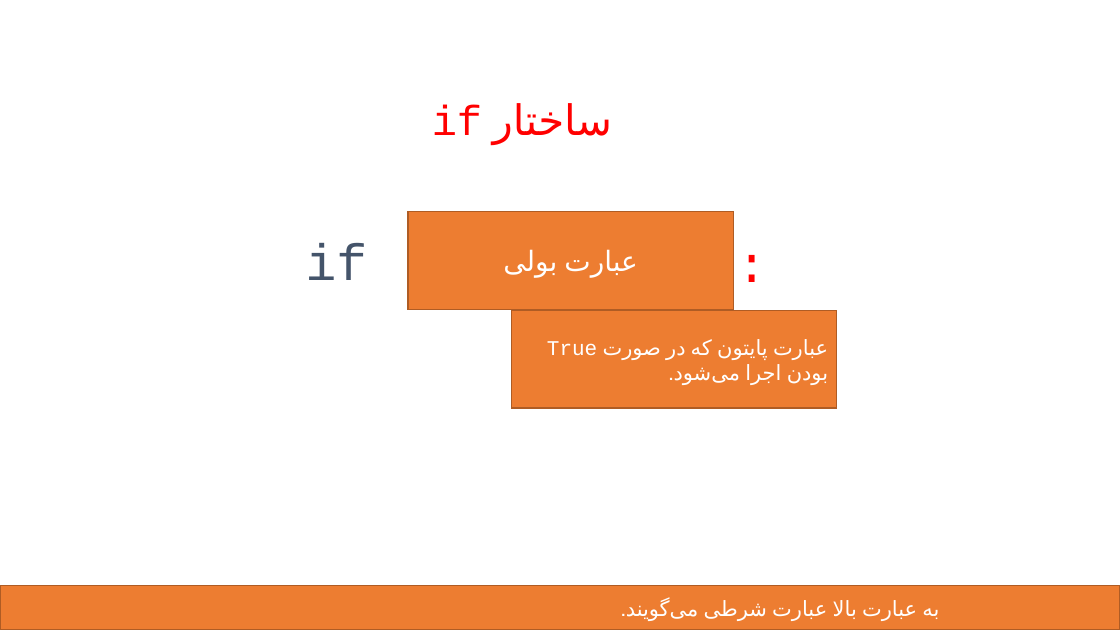
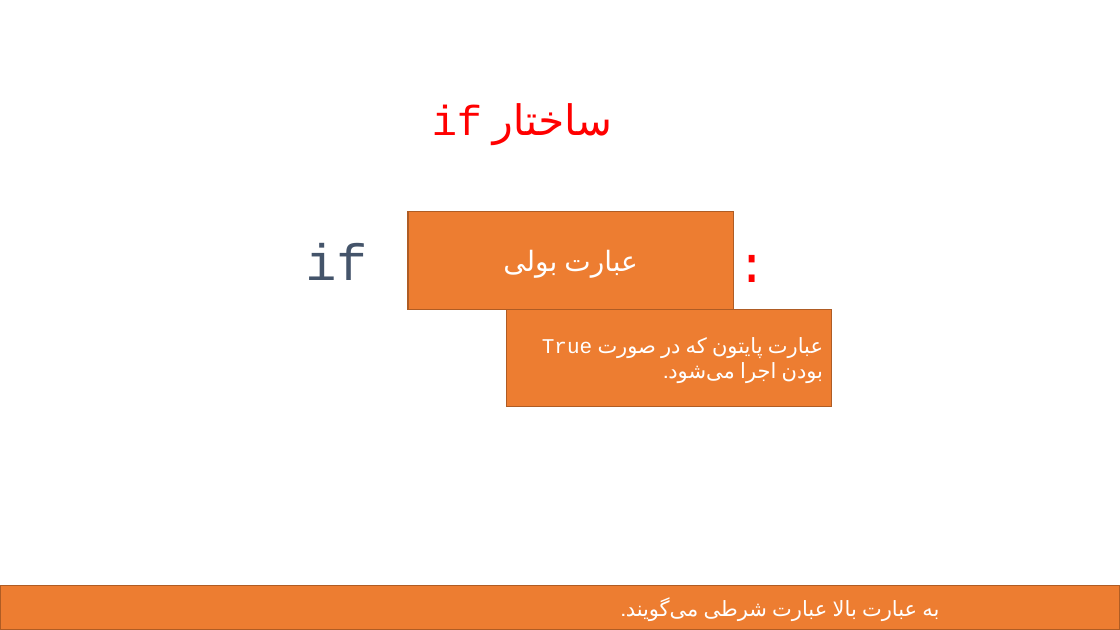
Before and after one commit to mmaleki92/python_teaching, a slide deck: slide 17 of control-flow/boolean_control_flow.pptx. Drawn at 1120x630 pixels with LibreOffice and Linux fonts; fonts in the diff are those of the drawing. Boxes give left, top, right and bottom in pixels: in the first picture for what was removed or moved away, otherwise in the second. Text is boxed around its words. In the diff, an @@ line names an element or a change of style, - is before the commit and + after.

```diff
--- a/control-flow/boolean_control_flow.pptx
+++ b/control-flow/boolean_control_flow.pptx
@@ rectangle "عبارت پایتون که در صورت ..." moved from (x1=512, y1=311, x2=837, y2=408) to (x1=507, y1=309, x2=832, y2=407) @@
```
Also in this commit, not shown: 3 other slides changed, 3 other files.
